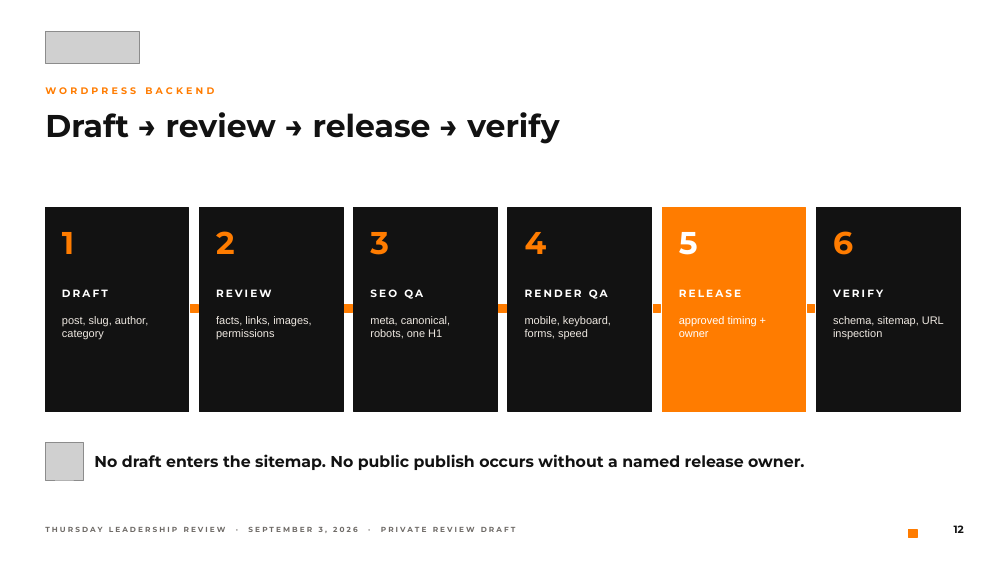
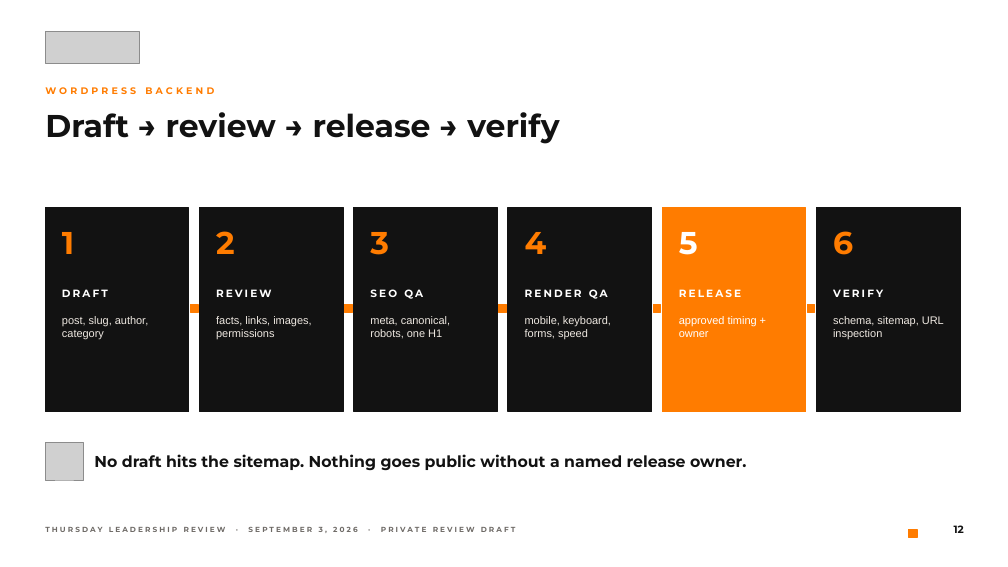
Before and after one commit to dillonmohr8777/client-operations-canonical, a slide deck: slide 12 of clients/bigorange-marketing/deliverables/2026-09-02-wordpress-growth-package-redesign/BigOrange-Thursday-WordPress-Growth-Review-2026-09-03.pptx. Drawn at 1008x567 pixels with LibreOffice and Linux fonts; fonts in the diff are those of the drawing; grey boxes stand for pictures. Boxes give left, top, right and bottom in pixels: in the first picture for what was removed or moved away, otherwise in the second. Text is boxed around its words. In the diff, an @@ line names an element or a change of style, - is before the commit and + after.

```diff
--- a/clients/bigorange-marketing/deliverables/2026-09-02-wordpress-growth-package-redesign/BigOrange-Thursday-WordPress-Growth-Review-2026-09-03.pptx
+++ b/clients/bigorange-marketing/deliverables/2026-09-02-wordpress-growth-package-redesign/BigOrange-Thursday-WordPress-Growth-Review-2026-09-03.pptx
@@ text at [94, 454, 746, 471]: text changed @@
-No draft enters the sitemap. No public publish occurs without a named release owner.
+No draft hits the sitemap. Nothing goes public without a named release owner.
```
Also in this commit, not shown: 13 other slides changed, 18 other files.
